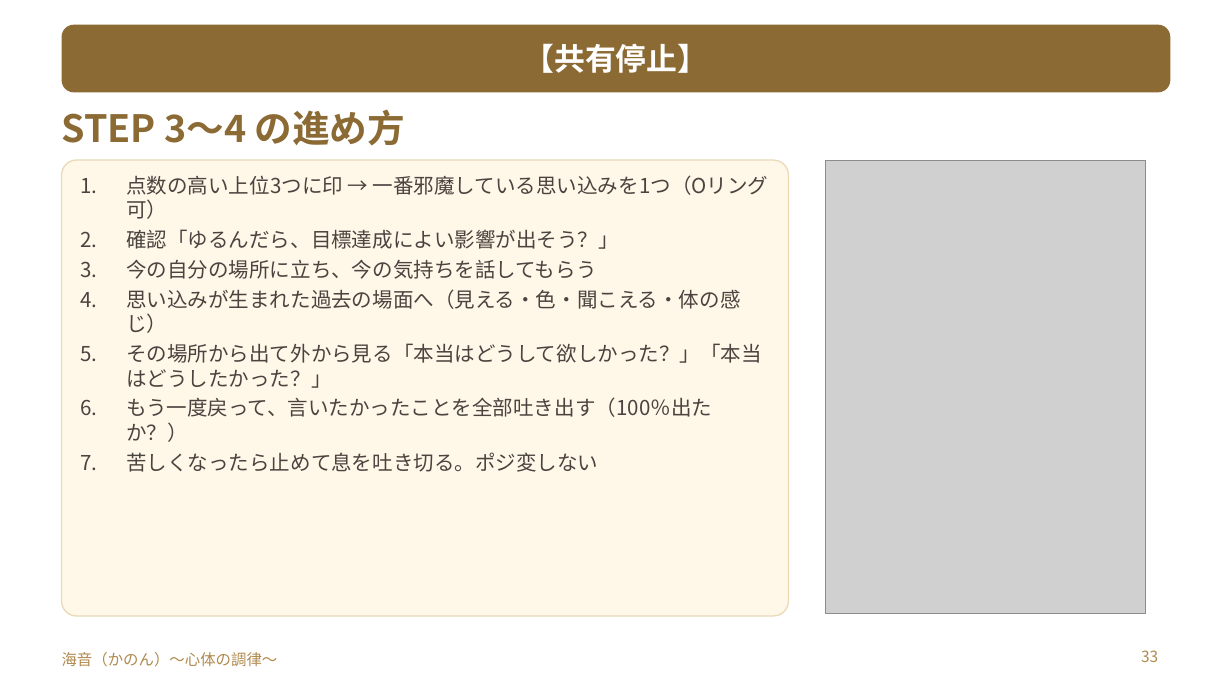
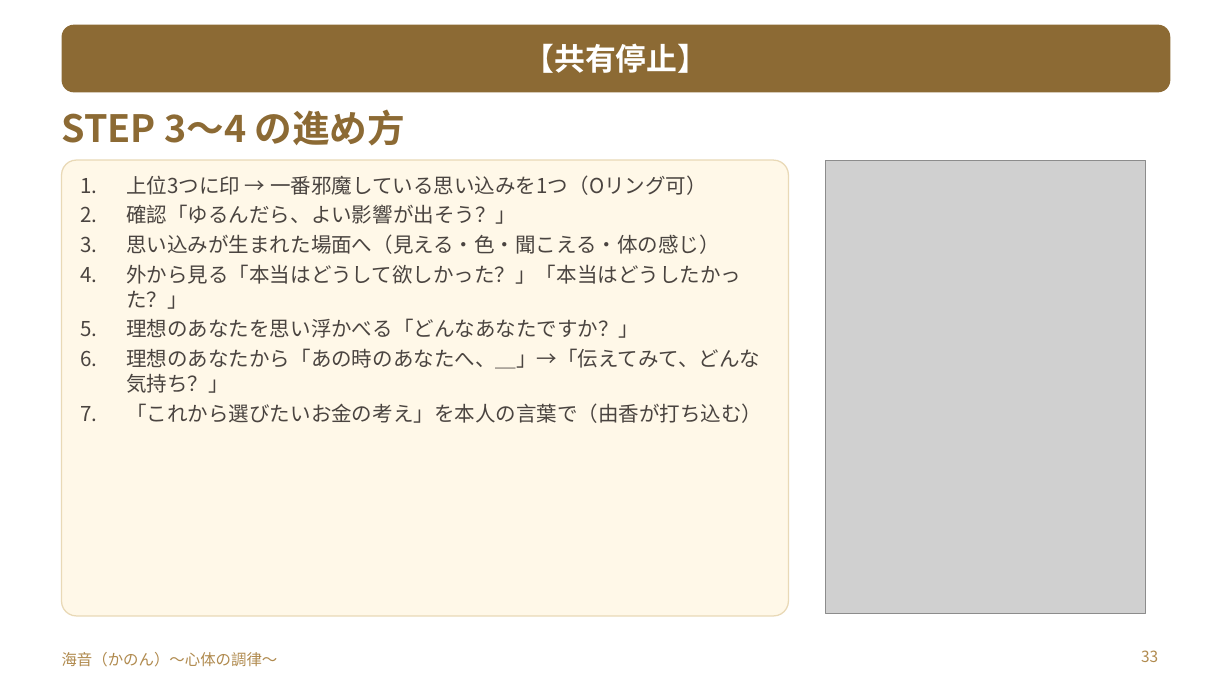
Before and after one commit to y-takahashi-cmd/MyBrain, a slide deck: slide 33 of 20_Projects/海音_心体の調律/単発/仁部あきえさん/20261028_仁部あきえさん_お金のブロック単発セッション.pptx. Drawn at 1232x693 pixels with LibreOffice and Linux fonts; fonts in the diff are those of the drawing; grey boxes stand for pictures. Boxes give left, top, right and bottom in pixels: in the first picture for what was removed or moved away, otherwise in the second. Text is boxed around its words. In the diff, an @@ line names an element or a change of style, - is before the commit and + after.

```diff
--- a/20_Projects/海音_心体の調律/単発/仁部あきえさん/20261028_仁部あきえさん_お金のブロック単発セッション.pptx
+++ b/20_Projects/海音_心体の調律/単発/仁部あきえさん/20261028_仁部あきえさん_お金のブロック単発セッション.pptx
@@ text at (126,175,762,423): text changed @@
-1. 点数の高い上位3つに印 → 一番邪魔している思い込みを1つ（Oリング可）
-2. 確認「ゆるんだら、目標達成によい影響が出そう？」
-3. 今の自分の場所に立ち、今の気持ちを話してもらう
-4. 思い込みが生まれた過去の場面へ（見える・色・聞こえる・体の感じ）
-5. その場所から出て外から見る「本当はどうして欲しかった？」「本当はどうしたかった？」
-6. もう一度戻って、言いたかったことを全部吐き出す（100％出たか？）
-7. 苦しくなったら止めて息を吐き切る。ポジ変しない
+1. 上位3つに印 → 一番邪魔している思い込みを1つ（Oリング可）
+2. 確認「ゆるんだら、よい影響が出そう？」
+3. 思い込みが生まれた場面へ（見える・色・聞こえる・体の感じ）
+4. 外から見る「本当はどうして欲しかった？」「本当はどうしたかった？」
+5. 理想のあなたを思い浮かべる「どんなあなたですか？」
+6. 理想のあなたから「あの時のあなたへ、＿」→「伝えてみて、どんな気持ち？」
+7. 「これから選びたいお金の考え」を本人の言葉で（由香が打ち込む）
```
Also in this commit, not shown: 5 other slides changed, 3 slides removed.
